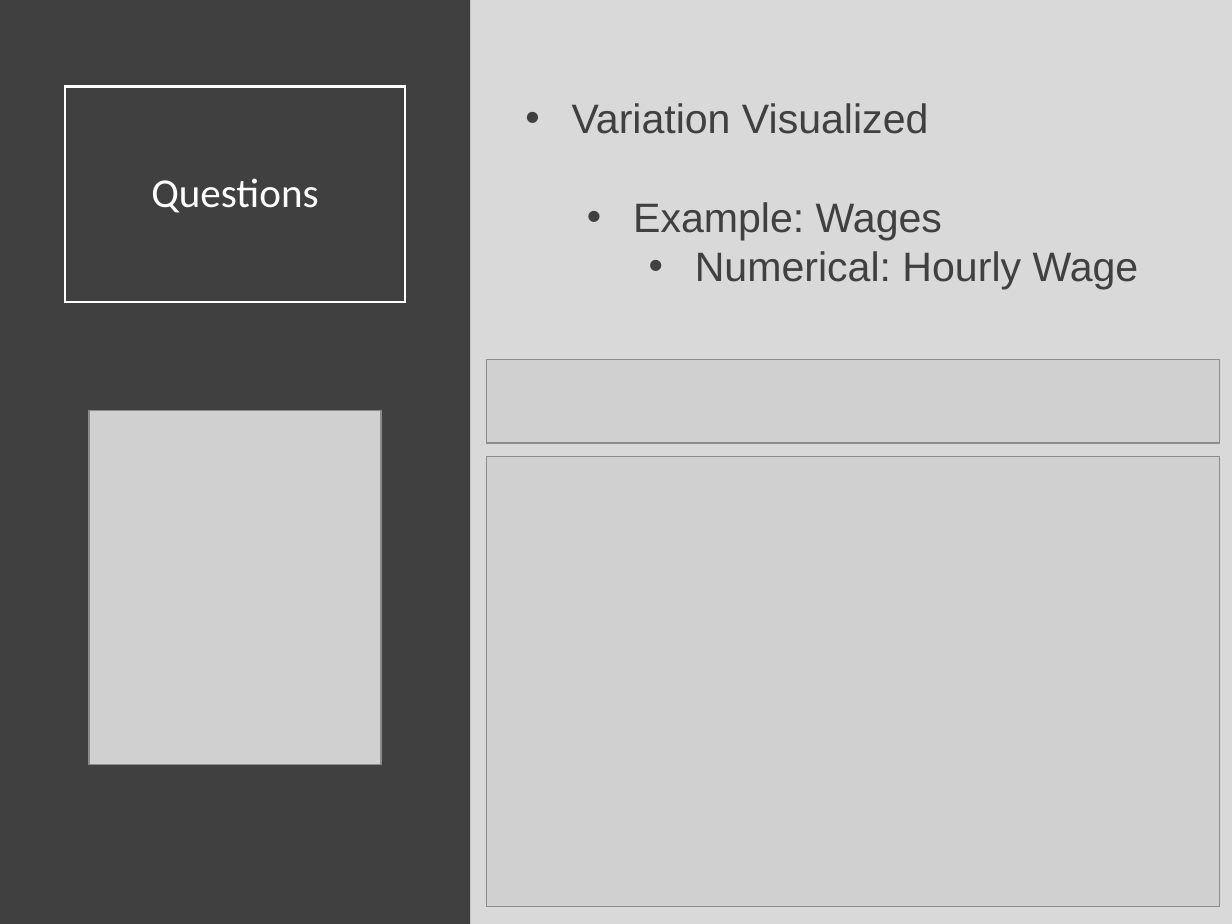
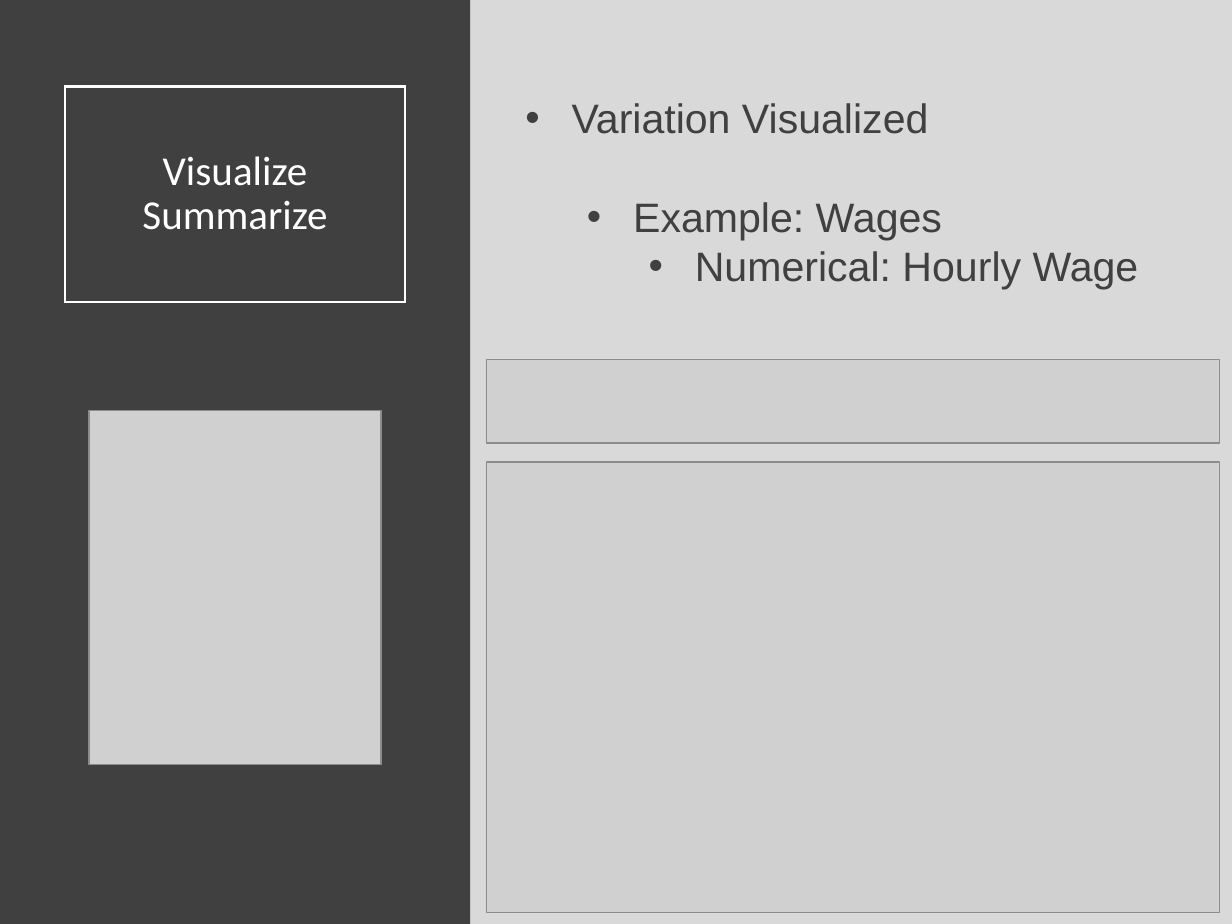
Before and after one commit to Yixf-Self/STOR320_WEBSITE, a slide deck: slide 9 of Lecture/Lecture 8/Lecture 8.pptx. Drawn at 1232x924 pixels with LibreOffice and Linux fonts; fonts in the diff are those of the drawing; grey boxes stand for pictures. Boxes give left, top, right and bottom in pixels: in the first picture for what was removed or moved away, otherwise in the second. Text is boxed around its words. In the diff, an @@ line names an element or a change of style, - is before the commit and + after.

```diff
--- a/Lecture/Lecture 8/Lecture 8.pptx
+++ b/Lecture/Lecture 8/Lecture 8.pptx
@@ title at (142,156,327,230): text changed @@
-Questions
+Visualize Summarize
@@ picture: place and size @@
-picture at (487,456,1220,906)
+picture at (487,462,1220,913)
```
Also in this commit, not shown: 5 other slides changed, 19 slides added, 1 slide removed, 7 other files.
